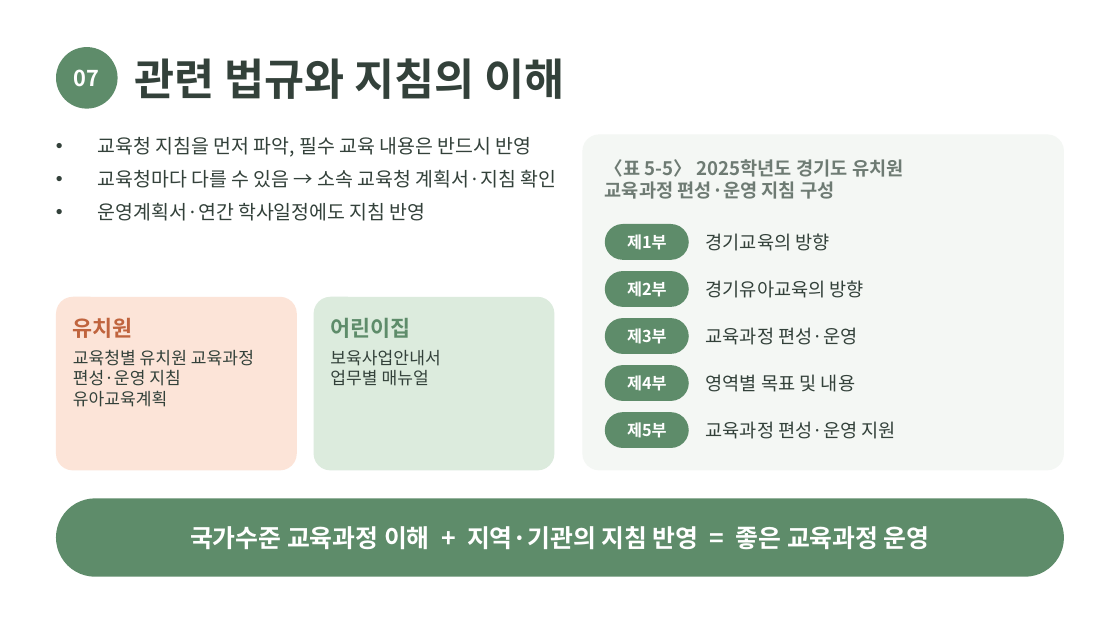
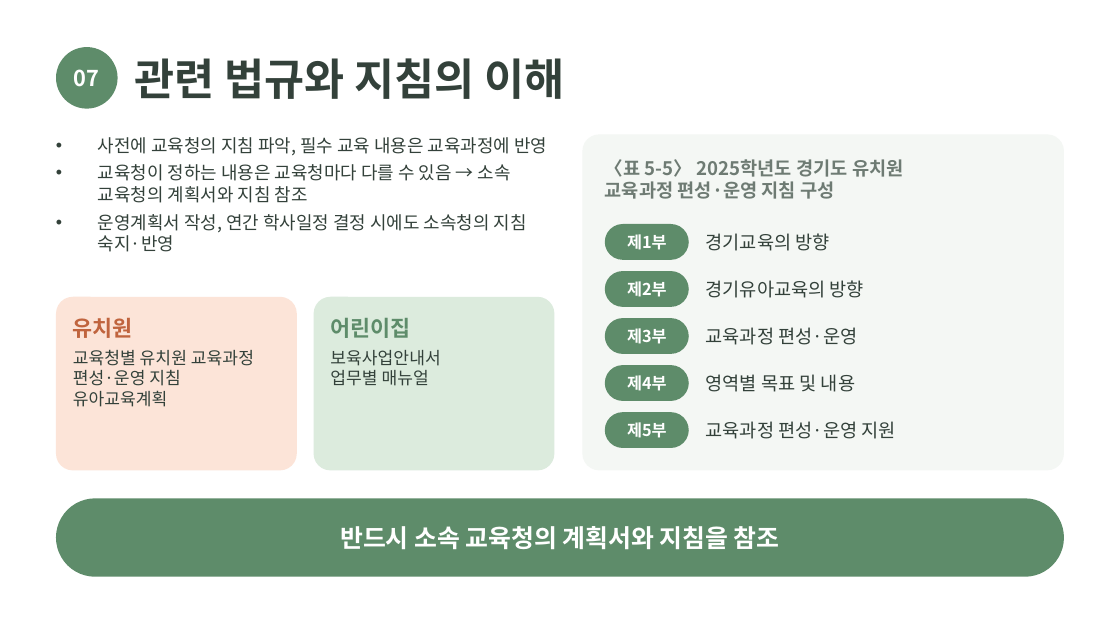
Before and after one commit to darofarm/automation, a slide deck: slide 7 of slides/영유아교육과정의_계획및운영.pptx. Drawn at 1120x630 pixels with LibreOffice and Linux fonts; fonts in the diff are those of the drawing. Boxes give left, top, right and bottom in pixels: in the first picture for what was removed or moved away, otherwise in the second. Text is boxed around its words. In the diff, an @@ line names an element or a change of style, - is before the commit and + after.

```diff
--- a/slides/영유아교육과정의_계획및운영.pptx
+++ b/slides/영유아교육과정의_계획및운영.pptx
@@ text at (98, 137, 547, 252): text changed; size 12.5 to 11.5 pt @@
-• 교육청 지침을 먼저 파악, 필수 교육 내용은 반드시 반영
-• 교육청마다 다를 수 있음 → 소속 교육청 계획서·지침 확인
-• 운영계획서·연간 학사일정에도 지침 반영
+• 사전에 교육청의 지침 파악, 필수 교육 내용은 교육과정에 반영
+• 교육청이 정하는 내용은 교육청마다 다를 수 있음 → 소속 교육청의 계획서와 지침 참조
+• 운영계획서 작성, 연간 학사일정 결정 시에도 소속청의 지침 숙지·반영
@@ text at (340, 526, 780, 549): text changed @@
-국가수준 교육과정 이해 + 지역·기관의 지침 반영 = 좋은 교육과정 운영
+반드시 소속 교육청의 계획서와 지침을 참조
```
Also in this commit, not shown: 4 other slides changed, 15 other files.
